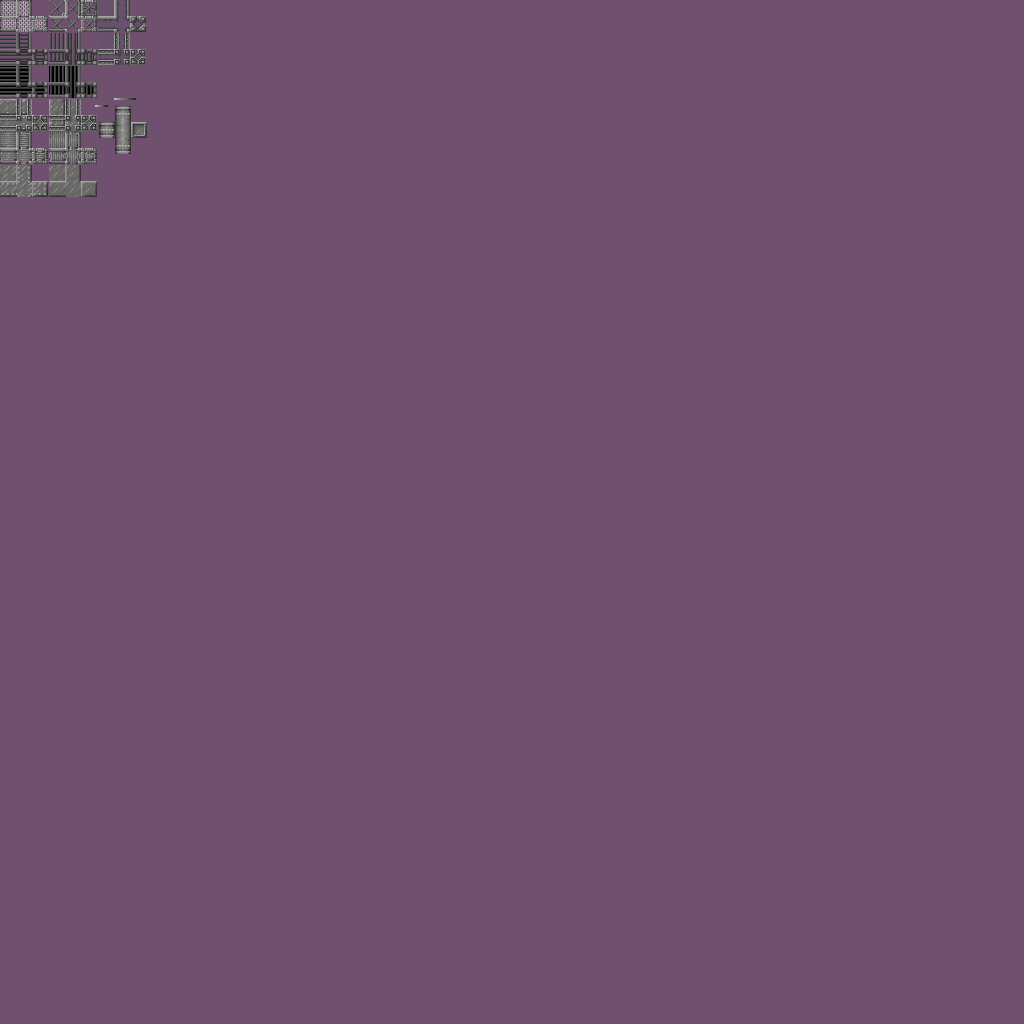
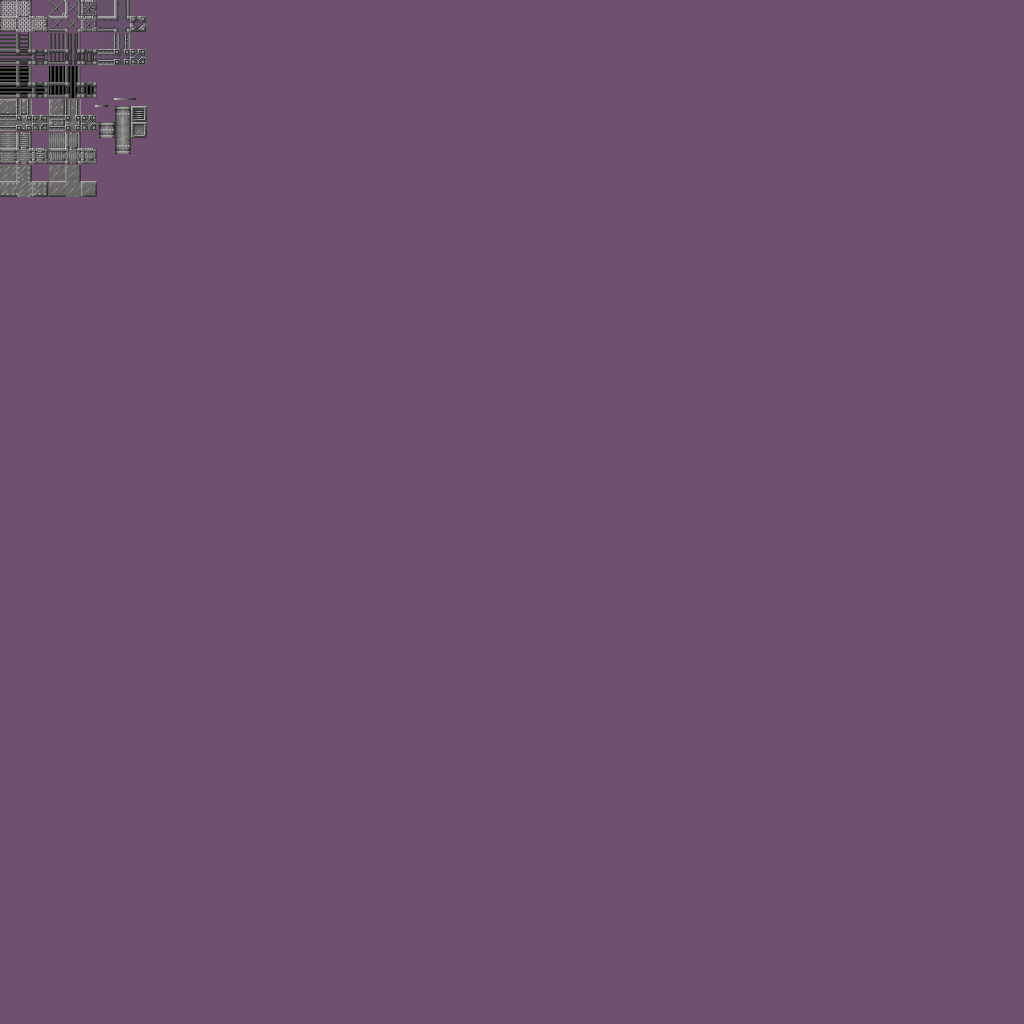
Two versions of the same layered image (1024 × 1024). Layer-by-layer changes:
painted on "Gray Original Palette" (5th of 7, in "Control") over bbox(131, 106, 147, 122)
painted on "Gray Original Palette" (6th of 7, in "Control") over bbox(131, 106, 147, 122)
painted on "Gray Original" (4th of 5, in "Control") over bbox(131, 106, 147, 122)
painted on "Background" over bbox(131, 106, 147, 122)
